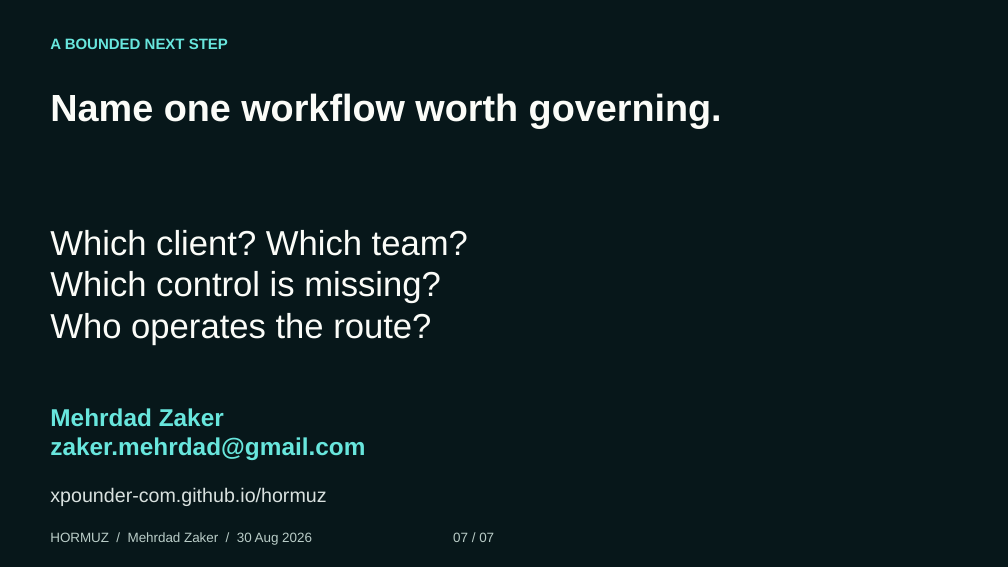
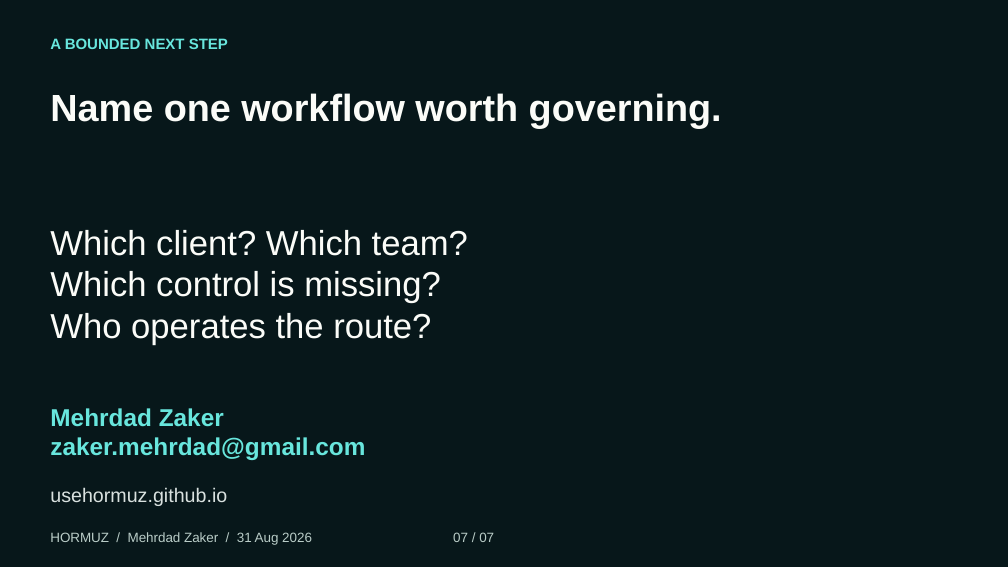
Before and after one commit to Xpounder-com/hormuz, a slide deck: slide 7 of website/public/downloads/hormuz-buyer-briefing.pptx. Drawn at 1008x567 pixels with LibreOffice and Linux fonts; fonts in the diff are those of the drawing. Boxes give left, top, right and bottom in pixels: in the first picture for what was removed or moved away, otherwise in the second. Text is boxed around its words. In the diff, an @@ line names an element or a change of style, - is before the commit and + after.

Commit message:
docs(website): prepare usehormuz root-site migration

```diff
--- a/website/public/downloads/hormuz-buyer-briefing.pptx
+++ b/website/public/downloads/hormuz-buyer-briefing.pptx
@@ text at box(50, 487, 227, 506): text changed @@
-xpounder-com.github.io/hormuz
+usehormuz.github.io
@@ text at box(50, 532, 494, 545): text changed @@
-HORMUZ / Mehrdad Zaker / 30 Aug 2026 07 / 07
+HORMUZ / Mehrdad Zaker / 31 Aug 2026 07 / 07
```
Also in this commit, not shown: 6 other slides changed, 29 other files.
